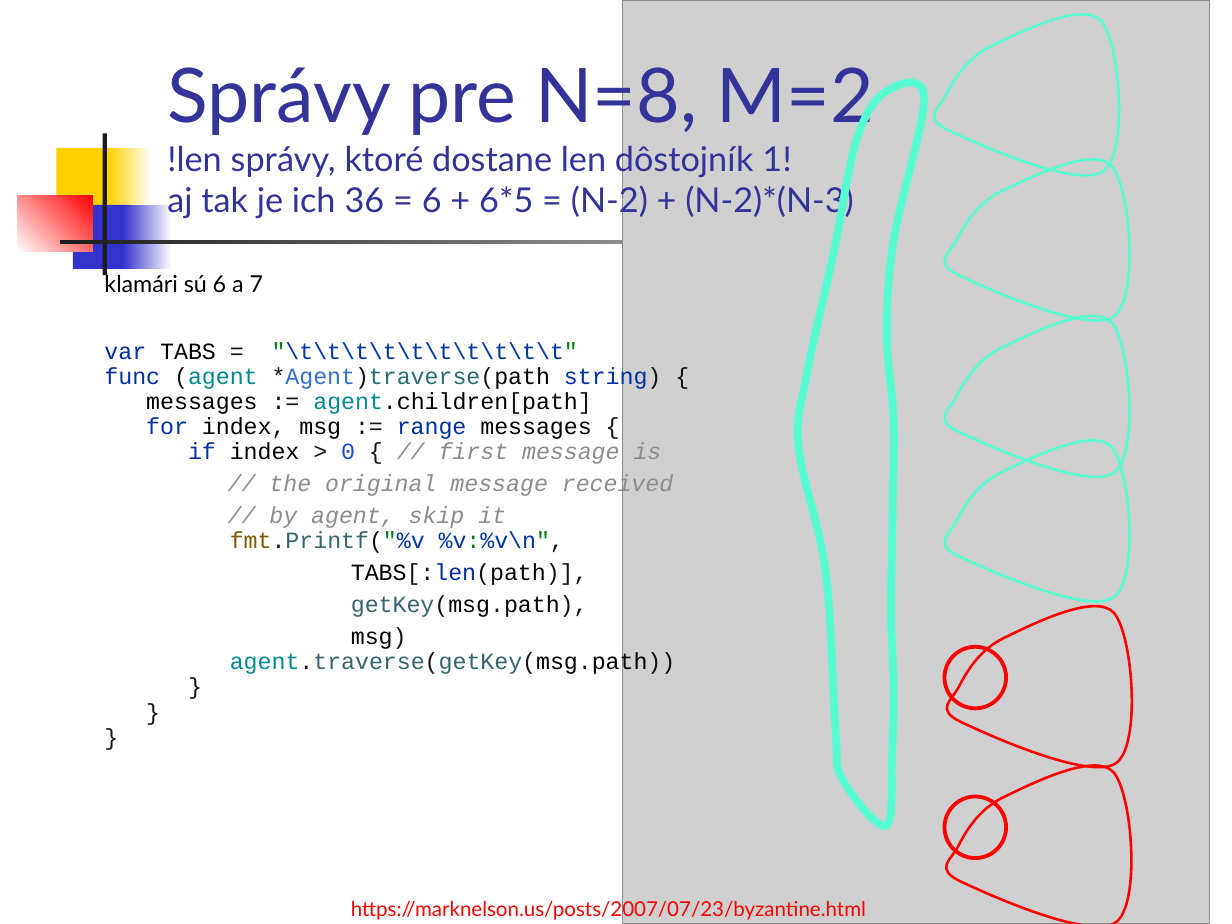
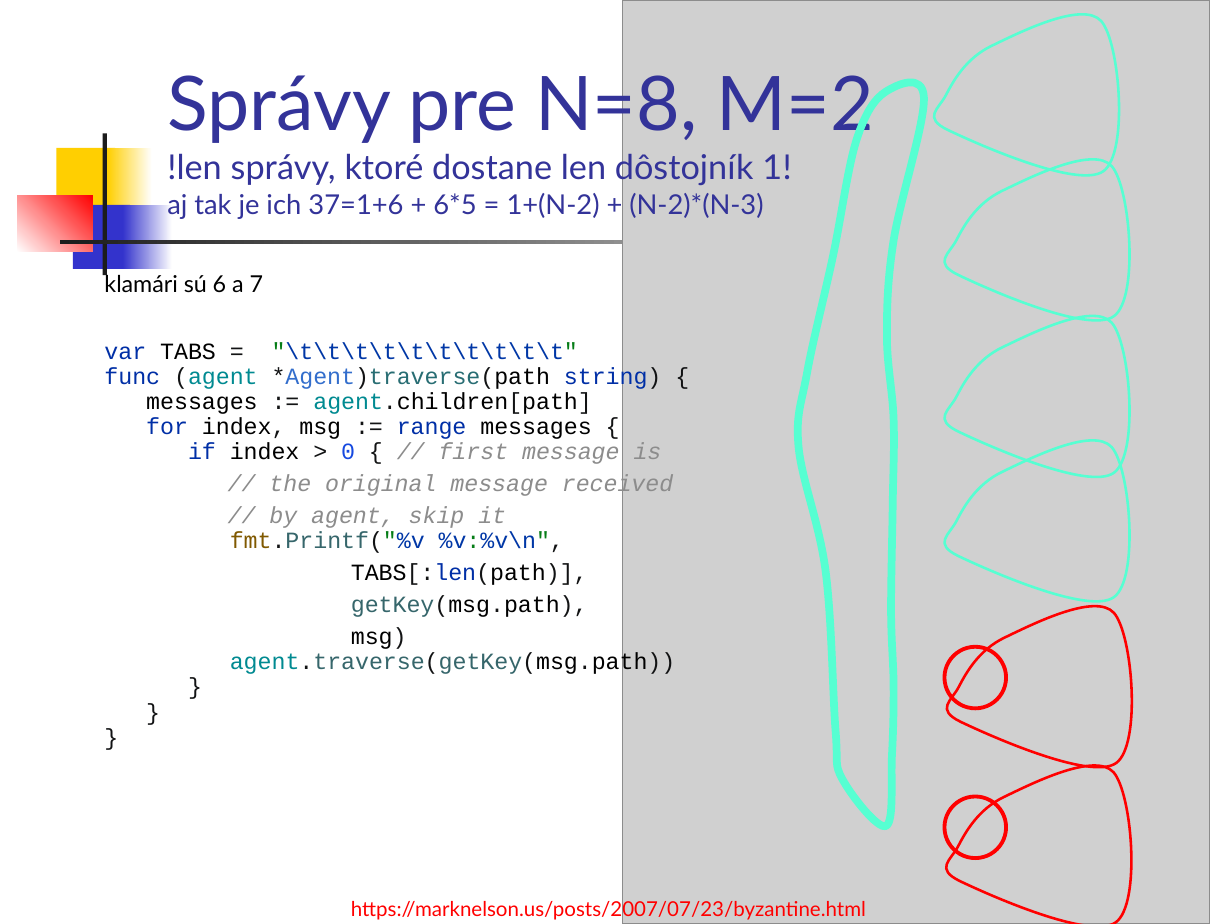
Before and after one commit to paradigmy/Prednasky, a slide deck: slide 23 of 05/BGP.ppt. Drawn at 1232x924 pixels with LibreOffice and Linux fonts; fonts in the diff are those of the drawing; grey boxes stand for pictures. Boxes give left, top, right and bottom in pixels: in the first picture for what was removed or moved away, otherwise in the second. Text is boxed around its words. In the diff, an @@ line names an element or a change of style, - is before the commit and + after.

```diff
--- a/05/BGP.ppt
+++ b/05/BGP.ppt
@@ title at [167,65,873,219]: text changed; size 20 to 16 pt @@
-Správy pre N=8, M=2
-!len správy, ktoré dostane len dôstojník 1!
-aj tak je ich 36 = 6 + 6*5 = (N-2) + (N-2)*(N-3)
+Správy pre N=8, M=2
+!len správy, ktoré dostane len dôstojník 1!
+aj tak je ich 37=1+6 + 6*5 = 1+(N-2) + (N-2)*(N-3)
```
Also in this commit, not shown: 4 other slides changed, 3 other files.
